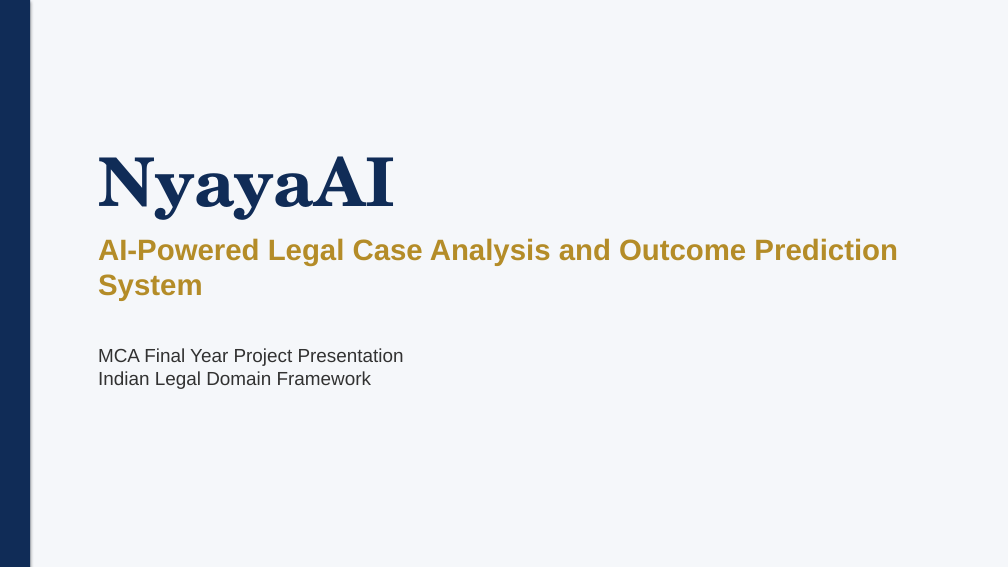
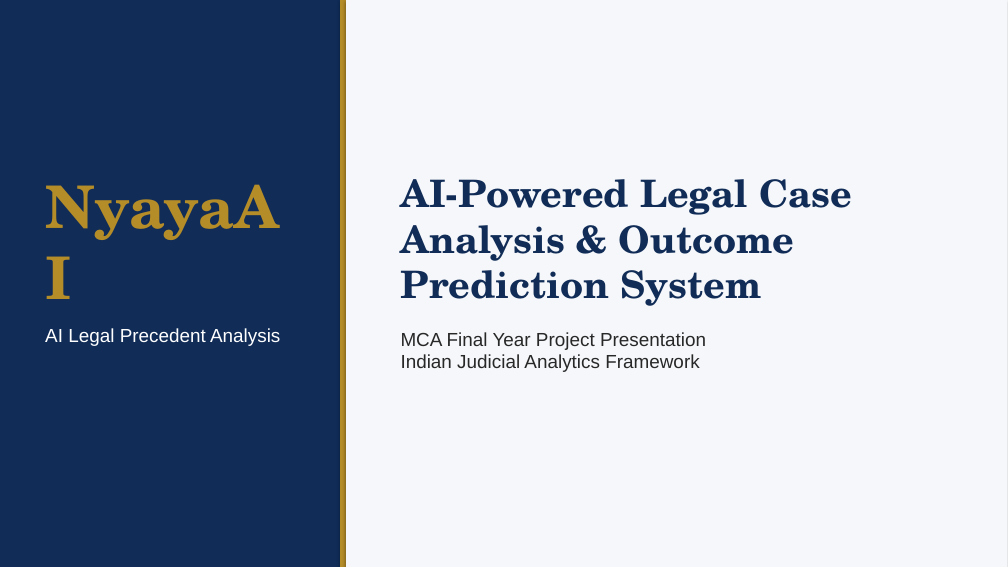
Before and after one commit to harsha-vardhan-200204/nyaya-ai, a slide deck: slide 1 of docs/NyayaAI_Project_Presentation.pptx. Drawn at 1008x567 pixels with LibreOffice and Linux fonts; fonts in the diff are those of the drawing. Boxes give left, top, right and bottom in pixels: in the first picture for what was removed or moved away, otherwise in the second. Text is boxed around its words. In the diff, an @@ line names an element or a change of style, - is before the commit and + after.

Commit message:
Enhance presentation slide deck design layout and aesthetics

```diff
--- a/docs/NyayaAI_Project_Presentation.pptx
+++ b/docs/NyayaAI_Project_Presentation.pptx
@@ rectangle: place and size @@
-rectangle at [0,0,1008,567]
+rectangle at [0,0,340,567]
@@ rectangle at [0,0,340,567]: fill #F5F7FA to #102C57 @@
@@ rectangle: place and size @@
-rectangle at [0,0,30,567]
+rectangle at [340,0,346,567]
@@ rectangle at [340,0,346,567]: fill #102C57 to #B48C28 @@
@@ rectangle added at [346,0,1008,567], fill #F5F7FA @@
@@ text at [401,179,852,372]: text changed; size 28 to 18 pt; text colour #B48C28 to #282828; bold off @@
-NyayaAI
-AI-Powered Legal Case Analysis and Outcome Prediction System
+AI-Powered Legal Case Analysis & Outcome Prediction System
+MCA Final Year Project Presentation
+Indian Judicial Analytics Framework
@@ text at [45,328,280,346]: text changed; text colour #323232 to #FFFFFF @@
-MCA Final Year Project Presentation
-Indian Legal Domain Framework
+NyayaAI
+AI Legal Precedent Analysis
```
Also in this commit, not shown: 2 other slides changed, 3 slides added, 3 slides removed.
